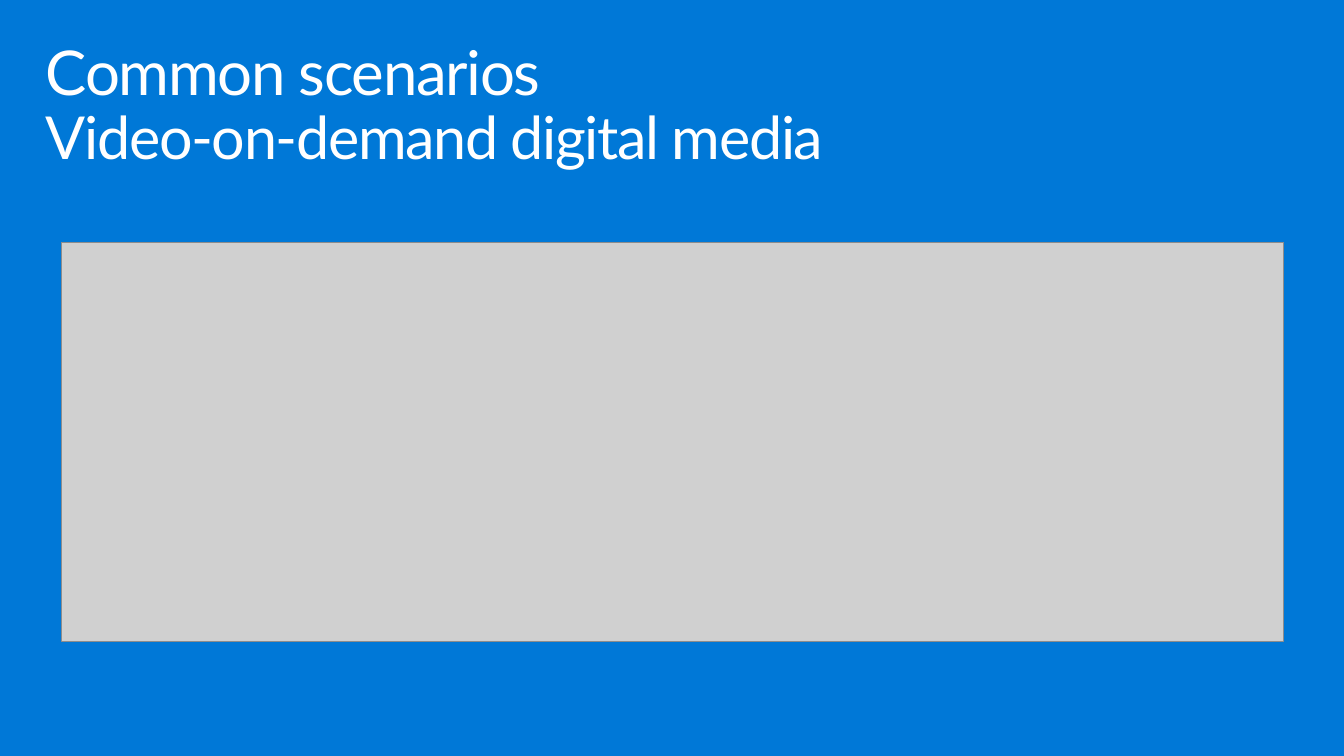
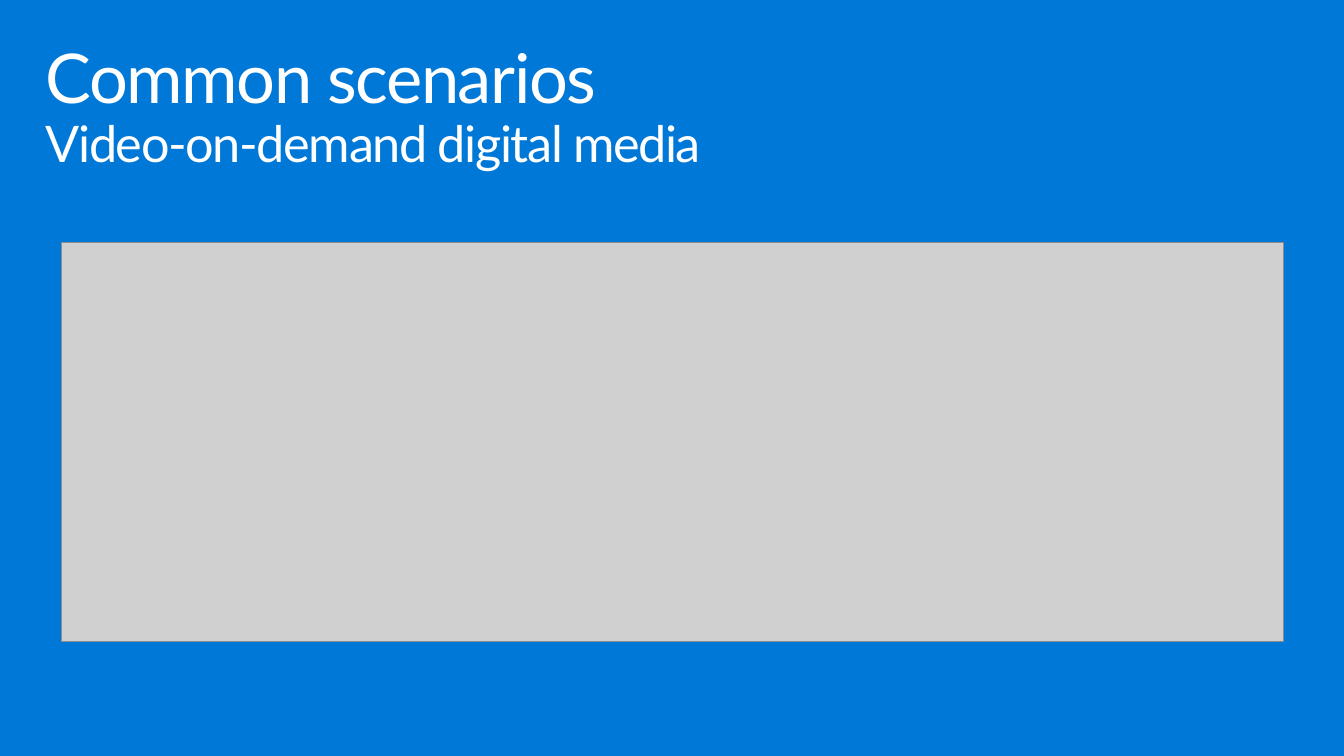
Before and after one commit to tebe372/MCW-Media-AI, a slide deck: slide 11 of WDS/Whiteboard design session trainer presentation - Media AI.pptx. Drawn at 1344x756 pixels with LibreOffice and Linux fonts; fonts in the diff are those of the drawing; grey boxes stand for pictures. Boxes give left, top, right and bottom in pixels: in the first picture for what was removed or moved away, otherwise in the second. Text is boxed around its words. In the diff, an @@ line names an element or a change of style, - is before the commit and + after.

Commit message:
first round of edits for Media AI. Second round to follow.

```diff
--- a/WDS/Whiteboard design session trainer presentation - Media AI.pptx
+++ b/WDS/Whiteboard design session trainer presentation - Media AI.pptx
@@ title "Common scenarios Video-on-demand digital media" at [46,53,701,170]: size 44.1 to 49 pt in "Common scenarios"; size 42.3 to 36 pt in "Video-on-demand digital media" @@
```
Also in this commit, not shown: 15 other slides changed, 2 other files.
